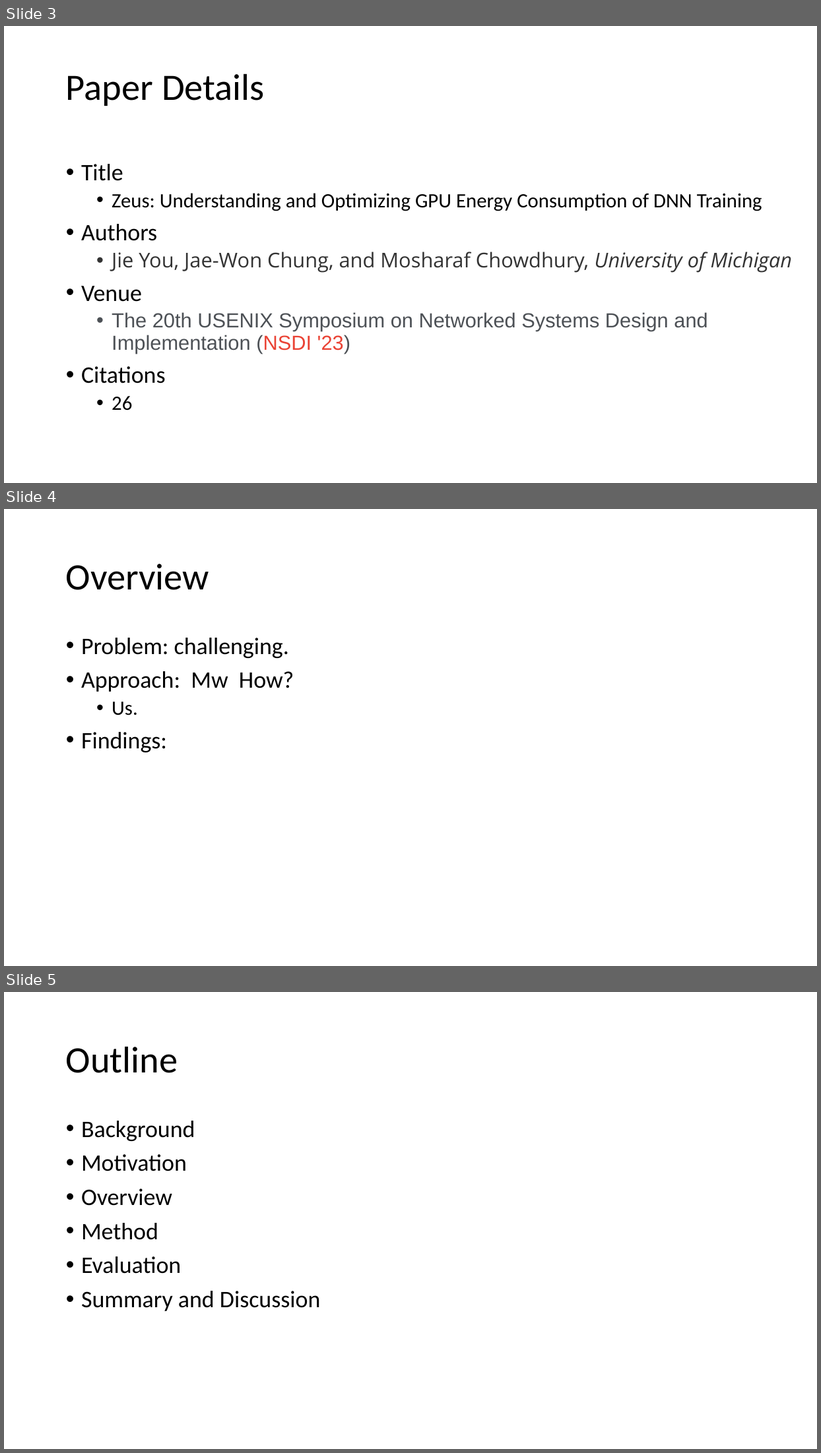
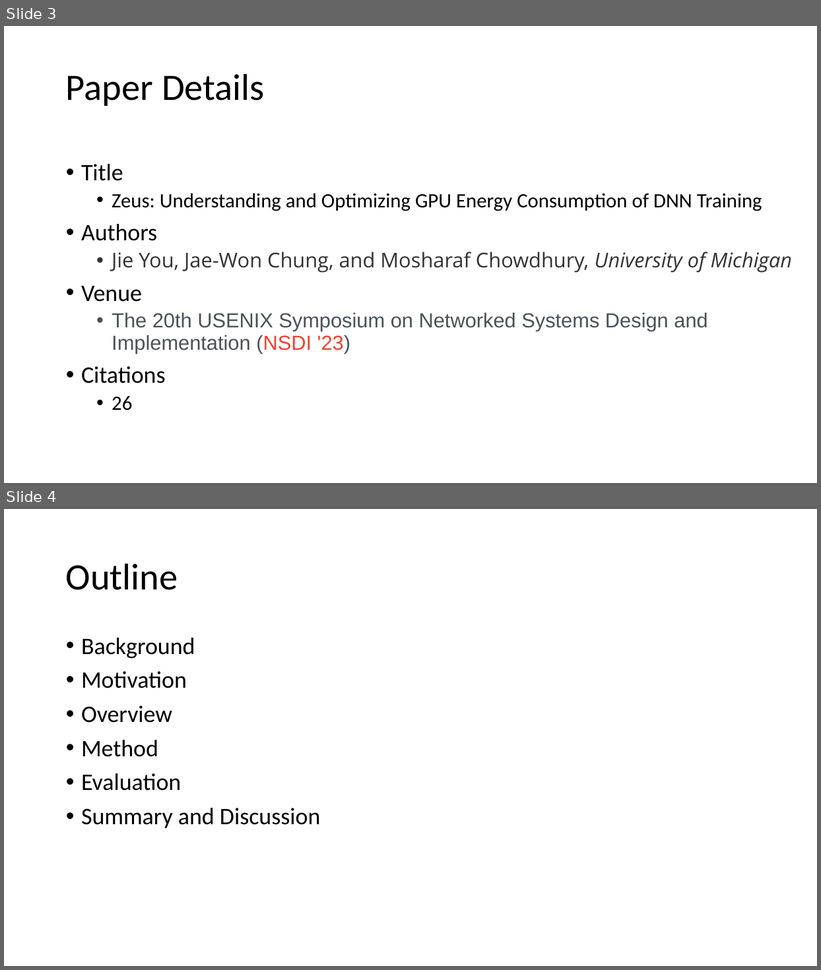
Before and after one commit to LukeLIN-web/CS345, a slide deck: paperview/zeuspresentation.pptx. Shown one above the other, each under a label of ours: slides 3, 4 and 5 before the commit, slides 3 and 4 after it. The pictures are 821x1453 and 821x970 pixels, drawn with LibreOffice and Linux fonts; fonts in the diff are those of the drawing. Boxes give left, top, right and bottom in pixels: in the first picture for what was removed or moved away, otherwise in the second. Text is boxed around its words. In the diff, an @@ line names an element or a change of style, - is before the commit and + after.

```diff
--- a/paperview/zeuspresentation.pptx
+++ b/paperview/zeuspresentation.pptx
@@ slide 4 removed at box(4, 509, 817, 966), background #FFFFFF @@
@@ title removed at box(66, 564, 209, 590) @@
-Overview
@@ text removed at box(81, 638, 294, 753) @@
-• Problem: challenging.
-• Approach: Mw How?
-  • Us.
-• Findings:
@@ what was slide 5 is now slide 4 @@
```
Also in this commit, not shown: 2 other files.
